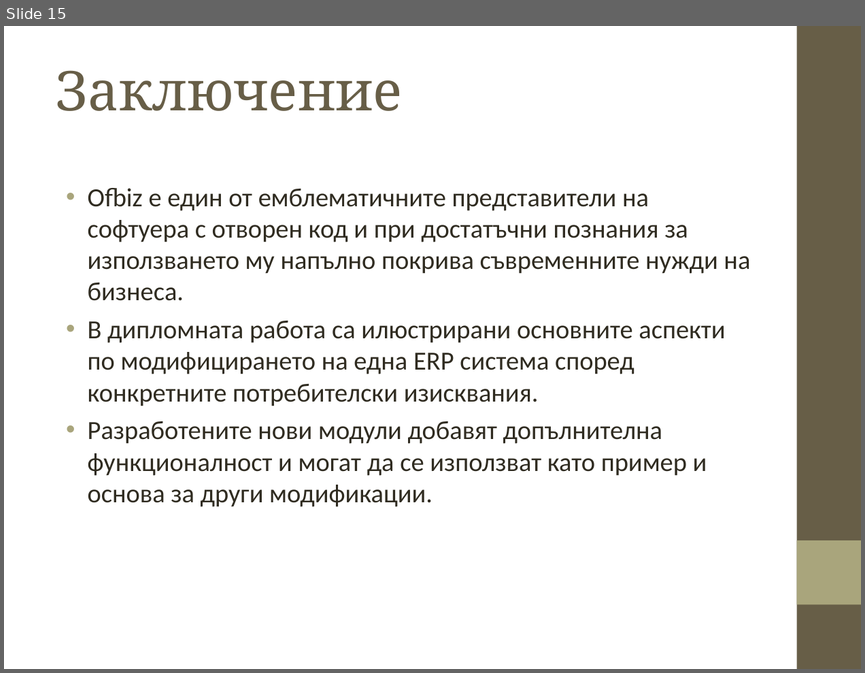
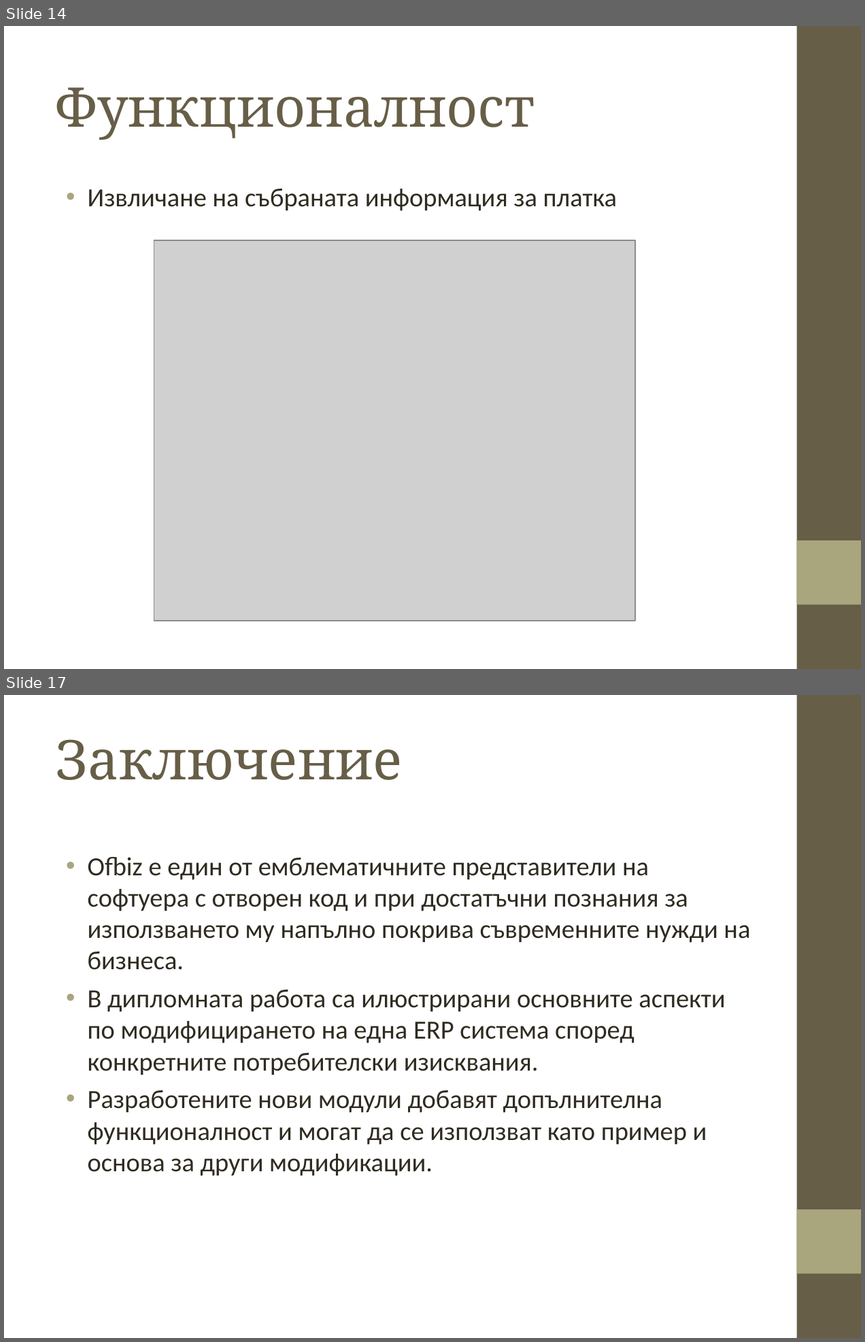
Before and after one commit to parbov/BSc_Dipl, a slide deck: documentation/presentation_Petko.ppt. Shown one above the other, each under a label of ours: slide 15 before the commit, slides 14 and 17 after it; the slides between them are not shown. The pictures are 865x673 and 865x1342 pixels, drawn with LibreOffice and Linux fonts; fonts in the diff are those of the drawing; grey boxes stand for pictures; background and template pictures are left out. Boxes give left, top, right and bottom in pixels: in the first picture for what was removed or moved away, otherwise in the second. Text is boxed around its words. In the diff, an @@ line names an element or a change of style, - is before the commit and + after.

```diff
--- a/documentation/presentation_Petko.ppt
+++ b/documentation/presentation_Petko.ppt
@@ slide 14 added at [4,26,861,669], background picture (left out); not listed: 2 template elements that a slide beside it also shows @@
@@ title added at [55,87,534,140], 46 pt, text #675E47 @@
+Функционалност
@@ text added at [88,189,617,211], 22 pt, text #2F2B20 @@
+• Извличане на събраната информация за платка
@@ picture added at [154,240,634,620] @@
@@ what was slide 15 is now slide 17 @@
```
Also in this commit, not shown: 6 slides changed, 6 other slides added, 5 slides removed.
